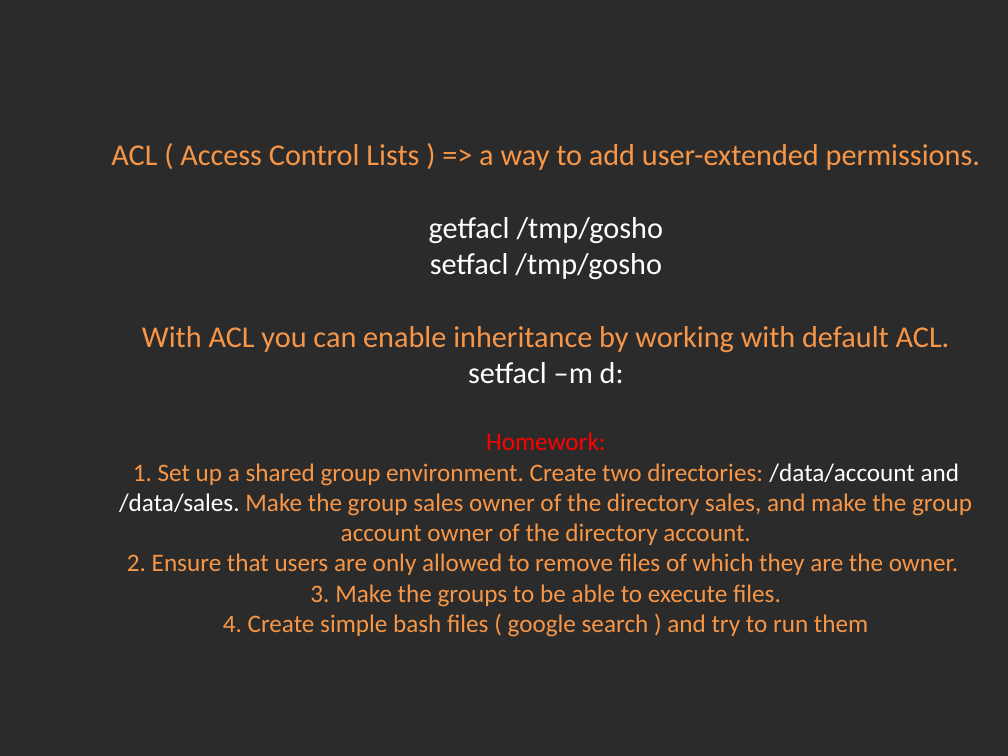
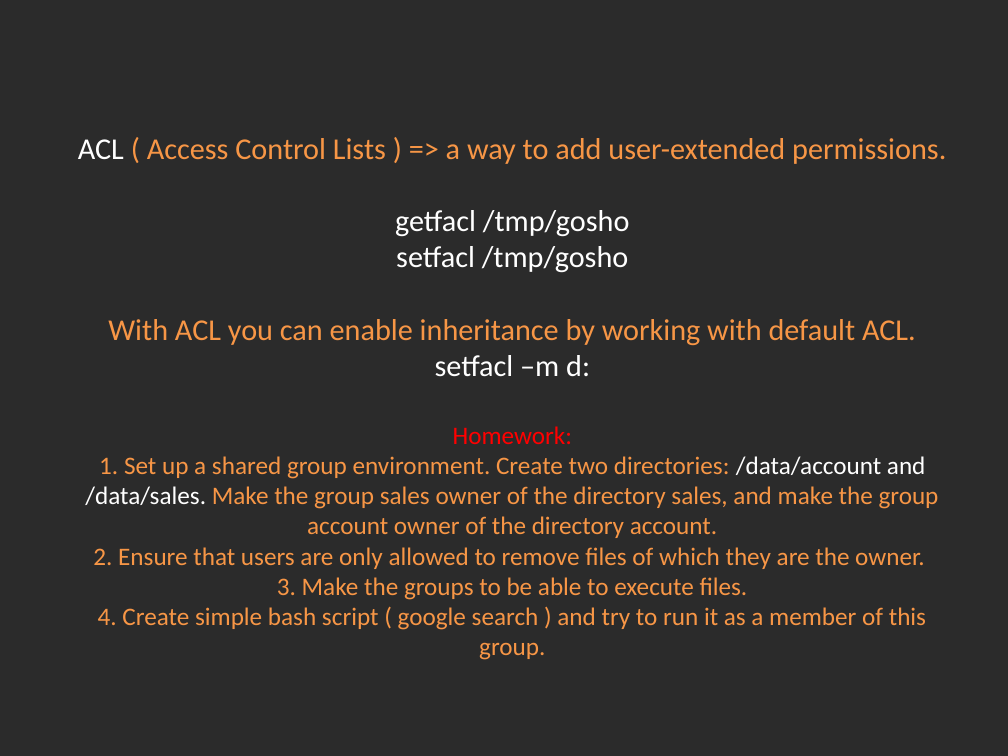
Before and after one commit to Academy-Soft-Intellect/Linux-Course, a slide deck: slide 8 of 05.Permissions/05-PermissionsAndAccessControlLists.pptx. Drawn at 1008x756 pixels with LibreOffice and Linux fonts; fonts in the diff are those of the drawing; background and template pictures are left out; a plain dark background stands for a picture behind light text. Boxes give left, top, right and bottom in pixels: in the first picture for what was removed or moved away, otherwise in the second. Text is boxed around its words. In the diff, an @@ line names an element or a change of style, - is before the commit and + after.

```diff
--- a/05.Permissions/05-PermissionsAndAccessControlLists.pptx
+++ b/05.Permissions/05-PermissionsAndAccessControlLists.pptx
@@ title at bbox=[78, 138, 946, 660]: text changed @@
-ACL ( Access Control Lists ) => a way to add user-extended permissions.
-getfacl /tmp/gosho
-setfacl /tmp/gosho
-With ACL you can enable inheritance by working with default ACL.
-setfacl –m d:
-Homework:
-1. Set up a shared group environment. Create two directories: /data/account and /data/sales. Make the group sales owner of the directory sales, and make the group account owner of the directory account.
-2. Ensure that users are only allowed to remove files of which they are the owner.
-3. Make the groups to be able to execute files.
-4. Create simple bash files ( google search ) and try to run them
+ACL ( Access Control Lists ) => a way to add user-extended permissions.
+getfacl /tmp/gosho
+setfacl /tmp/gosho
+With ACL you can enable inheritance by working with default ACL.
+setfacl –m d:
+Homework:
+1. Set up a shared group environment. Create two directories: /data/account and /data/sales. Make the group sales owner of the directory sales, and make the group account owner of the directory account.
+2. Ensure that users are only allowed to remove files of which they are the owner.
+3. Make the groups to be able to execute files.
+4. Create simple bash script ( google search ) and try to run it as a member of this group.
```
Also in this commit, not shown: 2 other slides changed, 3 other files.
